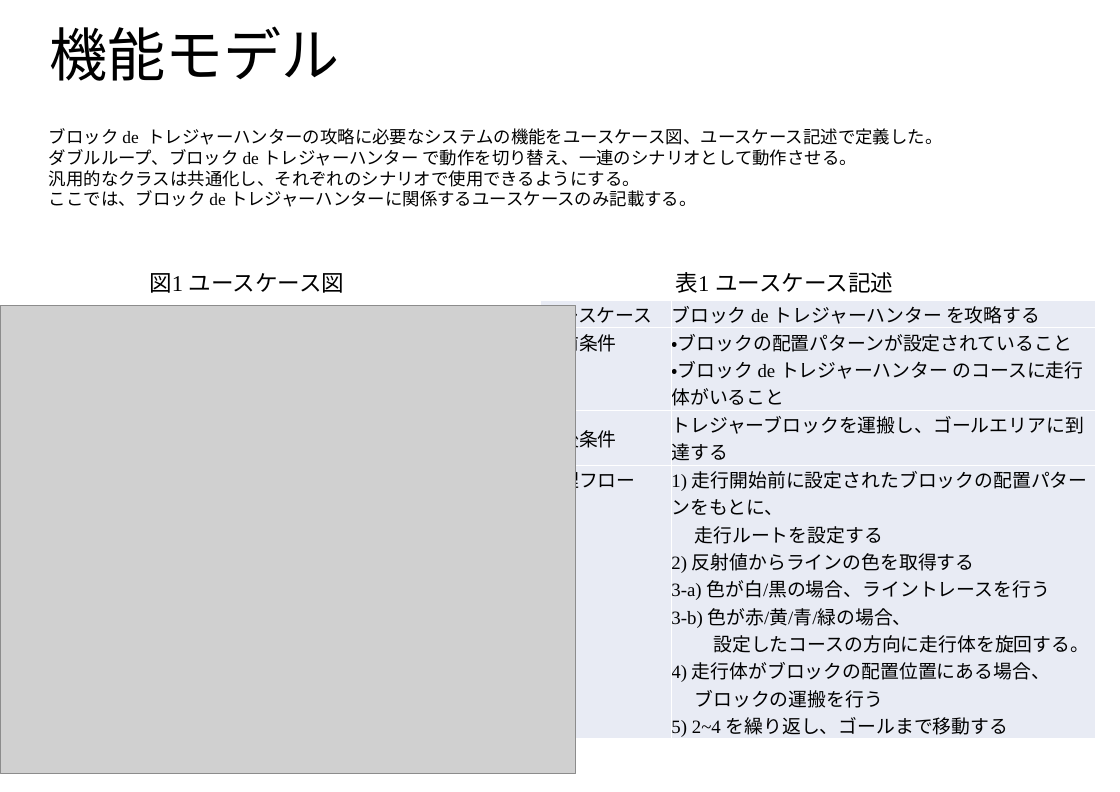
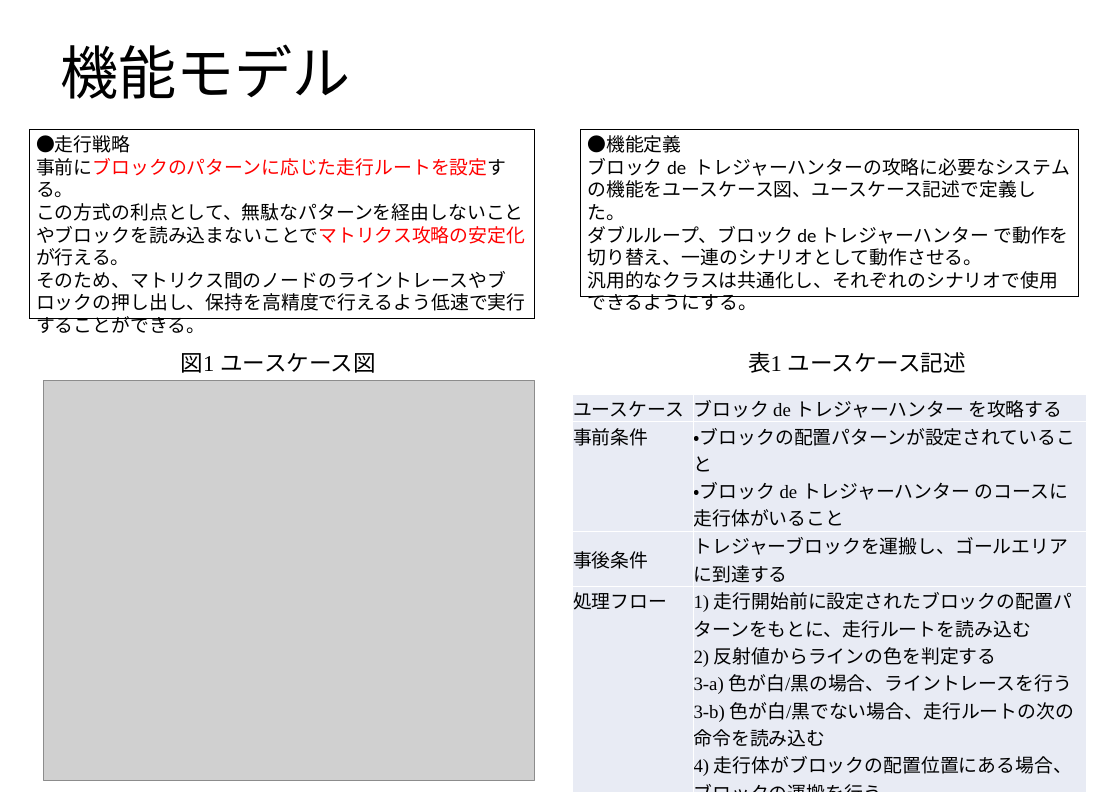
Before and after one commit to SSS-etrobo-2023/master, a slide deck: slide 2 of document/PRI_040_RWKYI.pptx. Drawn at 1120x792 pixels with LibreOffice and Linux fonts; fonts in the diff are those of the drawing; grey boxes stand for pictures. Boxes give left, top, right and bottom in pixels: in the first picture for what was removed or moved away, otherwise in the second. Text is boxed around its words. In the diff, an @@ line names an element or a change of style, - is before the commit and + after.

Commit message:
モデル図 マージ

```diff
--- a/document/PRI_040_RWKYI.pptx
+++ b/document/PRI_040_RWKYI.pptx
@@ title "機能モデル": place and size @@
-title "機能モデル" at [49, 26, 339, 81]
+title "機能モデル" at [60, 44, 350, 99]
@@ rectangle added at [29, 129, 535, 318], fill #FFFFFF, outline #000000 1 pt, 20 pt, text #000000 @@
+●走行戦略
+事前にブロックのパターンに応じた走行ルートを設定する。
+この方式の利点として、無駄なパターンを経由しないことやブロックを読み込まないことでマトリクス攻略の安定化が行える。
+そのため、マトリクス間のノードのライントレースやブロックの押し出し、保持を高精度で行えるよう低速で実行することができる。
@@ rectangle "●機能定義 ブロック de トレジャーハンターの攻略に必要なシステムの機能をユースケース図、ユースケース記述で定義した。 ...": place and size @@
-rectangle "●機能定義 ブロック de トレジャーハンターの攻略に必要なシステムの機能をユースケース図、ユースケース記述で定義した。 ..." at [49, 128, 943, 207]
+rectangle "●機能定義 ブロック de トレジャーハンターの攻略に必要なシステムの機能をユースケース図、ユースケース記述で定義した。 ..." at [581, 129, 1078, 296]
@@ rectangle "●機能定義 ブロック de トレジャーハンターの攻略に必要なシステムの機能をユースケース図、ユースケース記述で定義した。 ..." at [581, 129, 1078, 296]: fill none to #FFFFFF; outline none to #000000 1 pt @@
@@ text in rectangle at [587, 135, 1070, 310]: text changed; size 18.4 to 20 pt; font Times New Roman to Calibri @@
-ブロック de トレジャーハンターの攻略に必要なシステムの機能をユースケース図、ユースケース記述で定義した。
-ダブルループ、ブロック de トレジャーハンター で動作を切り替え、一連のシナリオとして動作させる。
-汎用的なクラスは共通化し、それぞれのシナリオで使用できるようにする。
-ここでは、ブロック de トレジャーハンターに関係するユースケースのみ記載する。
+●機能定義
+ブロック de トレジャーハンターの攻略に必要なシステムの機能をユースケース図、ユースケース記述で定義した。
+ダブルループ、ブロック de トレジャーハンター で動作を切り替え、一連のシナリオとして動作させる。
+汎用的なクラスは共通化し、それぞれのシナリオで使用できるようにする。
@@ text "図1 ユースケース図": place and size @@
-text "図1 ユースケース図" at [149, 273, 345, 293]
+text "図1 ユースケース図" at [181, 353, 376, 373]
@@ text "表1 ユースケース記述": place and size @@
-text "表1 ユースケース記述" at [676, 272, 893, 293]
+text "表1 ユースケース記述" at [748, 352, 966, 373]
@@ picture: place and size @@
-picture at [0, 306, 576, 774]
+picture at [43, 380, 535, 781]
@@ table at [573, 394, 1086, 780] @@
-row 4, column 2: 1) 走行開始前に設定されたブロックの配置パターンをもとに、 走行ルートを設定する 2) 反射値からラインの色を取得する 3-a) 色が白/黒の場合、ライントレースを行う 3-b) 色が赤/黄/青/緑の場合、 設定したコースの方向に走行体を旋回する。 4) 走行体がブロックの配置位置にある場合、 ブロックの運搬を行う 5) 2~4 を繰り返し、ゴールまで移動する
+row 4, column 2: 1) 走行開始前に設定されたブロックの配置パターンをもとに、走行ルートを読み込む 2) 反射値からラインの色を判定する 3-a) 色が白/黒の場合、ライントレースを行う 3-b) 色が白/黒でない場合、走行ルートの次の命令を読み込む 4) 走行体がブロックの配置位置にある場合、ブロックの運搬を行う 5) 2~4 を繰り返し、ゴールまで移動する
@@ table: place and size @@
-table at [541, 300, 1096, 741]
+table at [573, 394, 1086, 780]
```
Also in this commit, not shown: 3 other slides changed, 1 slide added, 2 slides removed, 1 other file.
